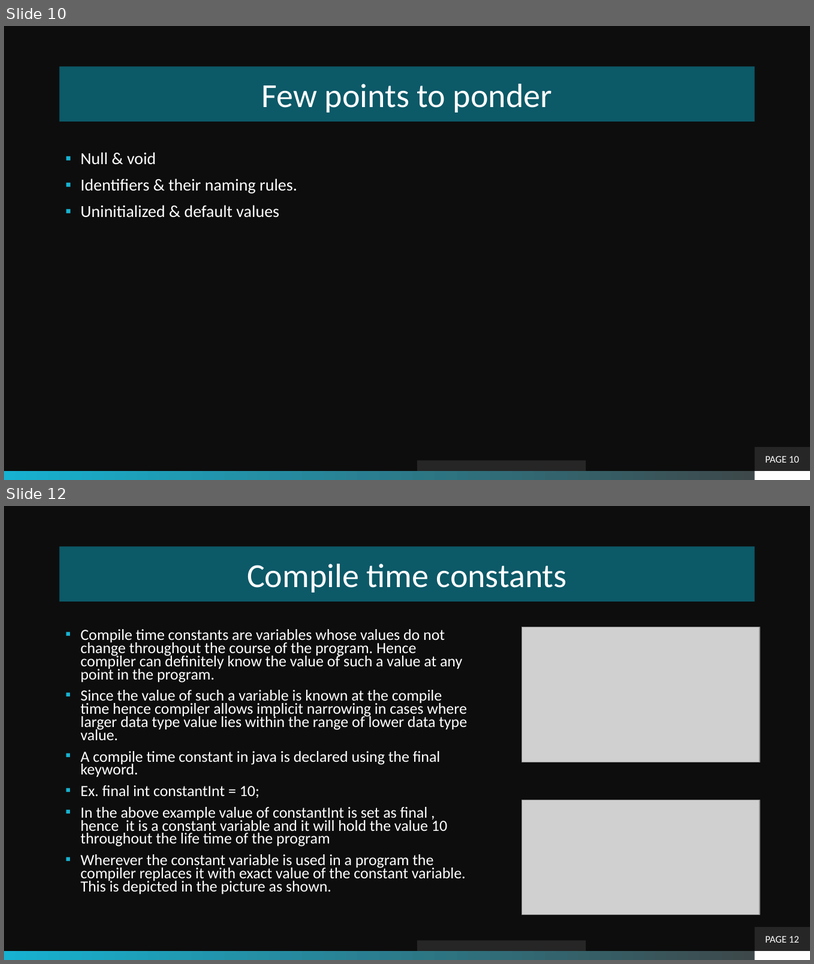
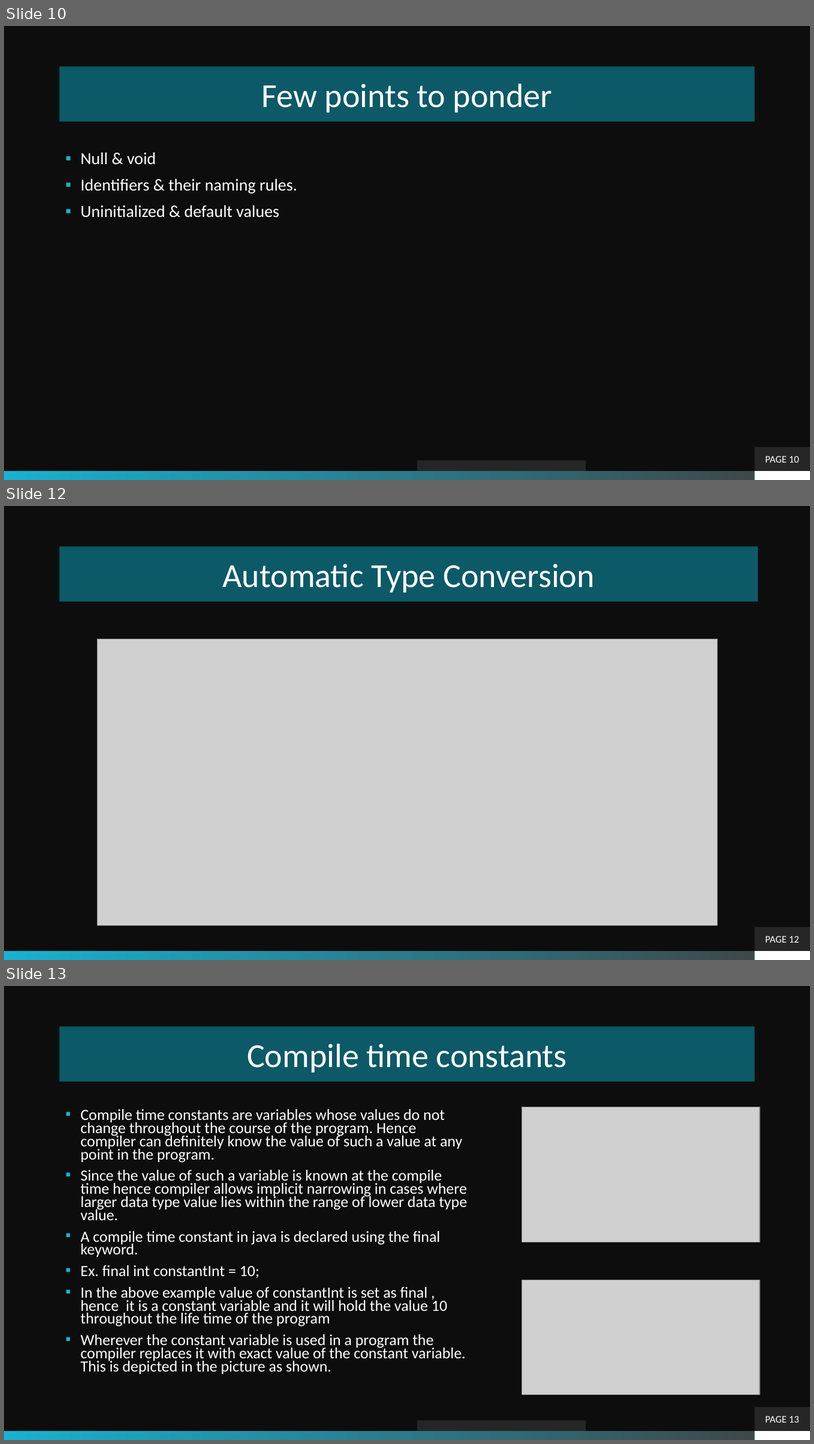
Before and after one commit to theLeonidas/Courses, a slide deck: courseMaterial/Objective-3-Primitives Data Types & String/1-Data Types [Autosaved].pptx. Shown one above the other, each under a label of ours: slides 10 and 12 before the commit, slides 10, 12 and 13 after it; the slides between them are not shown. The pictures are 814x964 and 814x1444 pixels, drawn with LibreOffice and Linux fonts; fonts in the diff are those of the drawing; grey boxes stand for pictures; background and template pictures are left out. Boxes give left, top, right and bottom in pixels: in the first picture for what was removed or moved away, otherwise in the second. Text is boxed around its words. In the diff, an @@ line names an element or a change of style, - is before the commit and + after.

```diff
--- a/courseMaterial/Objective-3-Primitives Data Types & String/1-Data Types [Autosaved].pptx
+++ b/courseMaterial/Objective-3-Primitives Data Types & String/1-Data Types [Autosaved].pptx
@@ slide 12 added at box(4, 506, 810, 960), background picture (left out); not listed: 2 template elements that a slide beside it also shows @@
@@ title added at box(60, 547, 758, 601), fill #0C5968, 40 pt, text #FFFFFF @@
+Automatic Type Conversion
@@ picture added at box(97, 639, 718, 925) @@
@@ page number added at box(755, 927, 810, 951), fill #262626, 12 pt, text #FFFFFF @@
+PAGE 12
@@ what was slide 12 is now slide 13 @@
@@ page number at box(765, 1416, 800, 1422): text changed @@
-PAGE 12
+PAGE 13
```
Also in this commit, not shown: 2 slides changed, 44 other files.
